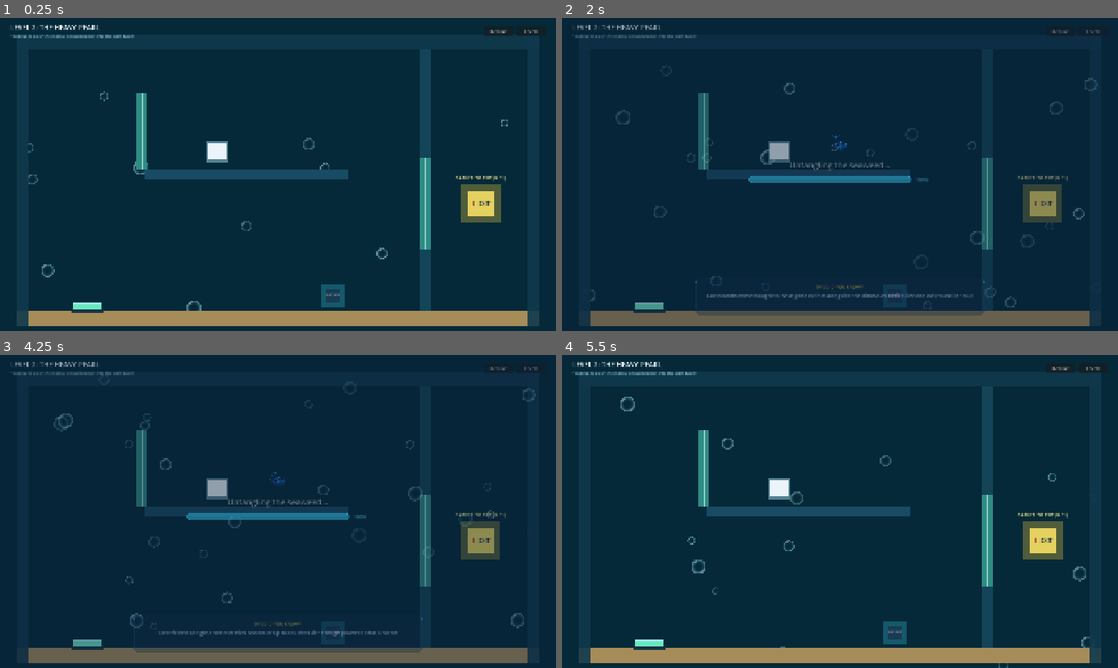
Above: before the commit, frames 1-4 (two rows, left to right).
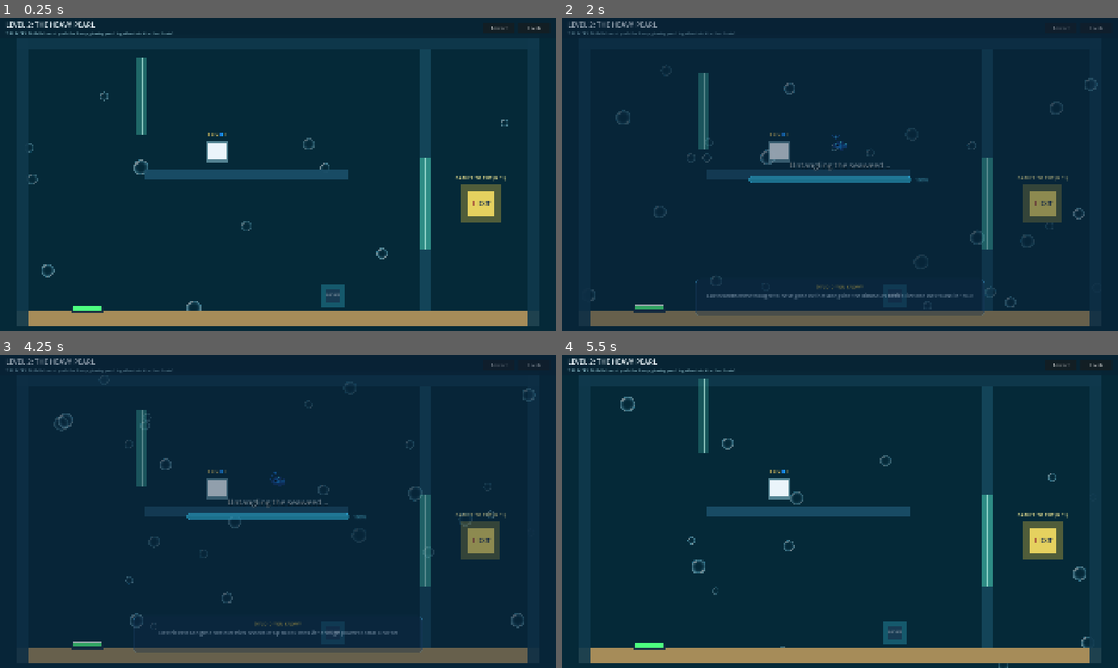
Above: after the commit, the same moments.

Repository: AJGalario/Group03-Fish-Co
Game: Godot game, scene res://scenes/coop/levels/Level2.tscn
Two runs of this game, one before a commit and one after it. Both use one fixed random seed, a clock stepped at 60 frames per second and the inputs below. This scene is started directly instead of the project's main scene.
Inputs:
- Up to frame 1 (0.25 s): no input
- Up to frame 2 (2 s): click "Restart" at 0.5 s; click "Levels" at 1.25 s
- Up to frame 3 (4.25 s): click "Restart" at 2 s; click "Restart" at 2.75 s; click "Levels" at 3.5 s
- Up to frame 4 (5.5 s): click "Levels" at 4.25 s; tap Enter (p2_action) at 5 s; tap Space (p1_action) at 5.1 s

The runs differ from the first frame. In frame 1, 1.5% of the frame differs, in the area x 1-98%, y 1-94%; in frame 2, 1.0%; in frame 3, 1.0%; in frame 4, 1.6%.
Error before the commit: Out of bounds get index '0' (on base: 'Array[PlayerData]') (res://scenes/coop/CoopBase.gd:92)
Error after the commit: Out of bounds get index '0' (on base: 'Array[PlayerData]') (res://scenes/coop/CoopBase.gd:103)

Commit message:
Fix Level1 HUD layout, ExitZone position, CoopHUD background, lobby leak purge

Diff:
--- a/scenes/coop/CoopBase.gd
+++ b/scenes/coop/CoopBase.gd
@@ -25,12 +25,23 @@
 @onready var exit_zone: ExitZone = get_node_or_null("ExitZone")
 
 func _ready() -> void:
+	_purge_lobby_leftovers()
 	_build_coop_ambience()
 	_setup_hud()
 	_spawn_coop_players()
 
 	if exit_zone:
 		exit_zone.all_escaped.connect(_on_level_cleared)
+
+## Remove any LobbyFish or old lobby UI nodes that may have leaked into this scene.
+func _purge_lobby_leftovers() -> void:
+	# Kill any LobbyFish that slipped through scene transition
+	for node in get_tree().get_nodes_in_group("lobby_fish"):
+		node.queue_free()
+	# Also remove nodes whose script class is LobbyFish (may not be in group)
+	for node in get_tree().get_root().get_children():
+		if node.get_script() and node.get_script().get_global_name() == "LobbyFish":
+			node.queue_free()
 
 func _build_coop_ambience() -> void:
 	# If designer placed their own Background node, respect it and do not override
--- a/scenes/coop/CoopFish.gd
+++ b/scenes/coop/CoopFish.gd
@@ -25,8 +25,8 @@
 
 func _ready() -> void:
 	add_to_group("fish")
-	collision_layer = 2
-	collision_mask = 7
+	collision_layer = 3  # Layers 1 & 2
+	collision_mask = 7   # Layers 1, 2, 3
 
 	_input_prefix = "p%d_" % (player_id + 1)
 	_build_visuals()
--- a/scenes/coop/CoopHUD.tscn
+++ b/scenes/coop/CoopHUD.tscn
@@ -1,57 +1,70 @@
-[gd_scene load_steps=2 format=3 uid="uid://coophud001"]
+[gd_scene format=3 uid="uid://coophud001"]
 
-[ext_resource type="Script" path="res://scenes/coop/CoopHUD.gd" id="1_hud"]
+[ext_resource type="Script" uid="uid://chrqoecc7osea" path="res://scenes/coop/CoopHUD.gd" id="1_hud"]
 
-[node name="CoopHUD" type="Control"]
+[node name="CoopHUD" type="Control" unique_id=1638807502]
 layout_mode = 3
 anchors_preset = 10
 anchor_right = 1.0
-offset_left = 36.0
-offset_top = 16.0
-offset_right = -36.0
-offset_bottom = 76.0
+offset_left = 0.0
+offset_top = 0.0
+offset_right = 0.0
+offset_bottom = 70.0
 grow_horizontal = 2
 mouse_filter = 2
 script = ExtResource("1_hud")
 
-[node name="TopBar" type="HBoxContainer" parent="."]
+[node name="HUDBg" type="ColorRect" parent="."]
 layout_mode = 1
 anchors_preset = 15
 anchor_right = 1.0
 anchor_bottom = 1.0
 grow_horizontal = 2
 grow_vertical = 2
+color = Color(0.03, 0.14, 0.2, 0.88)
+
+[node name="TopBar" type="HBoxContainer" parent="." unique_id=824279275]
+layout_mode = 1
+anchors_preset = 15
+anchor_right = 1.0
+anchor_bottom = 1.0
+grow_horizontal = 2
+grow_vertical = 2
+offset_left = 20.0
+offset_top = 8.0
+offset_right = -20.0
+offset_bottom = -8.0
 theme_override_constants/separation = 16
 
-[node name="TitleVBox" type="VBoxContainer" parent="TopBar"]
+[node name="TitleVBox" type="VBoxContainer" parent="TopBar" unique_id=853740232]
 layout_mode = 2
 size_flags_horizontal = 3
 theme_override_constants/separation = 2
 
-[node name="TitleLabel" type="Label" parent="TopBar/TitleVBox"]
+[node name="TitleLabel" type="Label" parent="TopBar/TitleVBox" unique_id=862281272]
 layout_mode = 2
 theme_override_colors/font_color = Color(0.94, 0.98, 1, 1)
 theme_override_font_sizes/font_size = 24
 text = "LEVEL 1: FIRST SPLASH"
 
-[node name="InstructionLabel" type="Label" parent="TopBar/TitleVBox"]
+[node name="InstructionLabel" type="Label" parent="TopBar/TitleVBox" unique_id=54348888]
 layout_mode = 2
 theme_override_colors/font_color = Color(0.68, 0.9, 0.95, 0.88)
 theme_override_font_sizes/font_size = 14
-text = "Step on the coral plates to open the gates for your partner!"
+text = "Learn the basics of being a fish with your group and proceed to the next level!"
 
-[node name="ButtonsRow" type="HBoxContainer" parent="TopBar"]
+[node name="ButtonsRow" type="HBoxContainer" parent="TopBar" unique_id=490574403]
 layout_mode = 2
 theme_override_constants/separation = 12
 
-[node name="RestartButton" type="Button" parent="TopBar/ButtonsRow"]
-custom_minimum_size = Vector2(100, 36)
+[node name="RestartButton" type="Button" parent="TopBar/ButtonsRow" unique_id=1537037601]
+custom_minimum_size = Vector2(110, 36)
 layout_mode = 2
 size_flags_vertical = 4
 text = "Restart"
 
-[node name="LevelsButton" type="Button" parent="TopBar/ButtonsRow"]
-custom_minimum_size = Vector2(100, 36)
+[node name="LevelsButton" type="Button" parent="TopBar/ButtonsRow" unique_id=1491801347]
+custom_minimum_size = Vector2(110, 36)
 layout_mode = 2
 size_flags_vertical = 4
 text = "Levels"
--- a/scenes/coop/elements/ClamSocket.gd
+++ b/scenes/coop/elements/ClamSocket.gd
@@ -11,6 +11,8 @@
 @onready var _indicator: ColorRect = $IndicatorRect
 
 func _ready() -> void:
+	collision_layer = 3
+	collision_mask = 3
 	body_entered.connect(_on_body_entered)
 	# Apply socket color to ring visual
 	var ring := get_node_or_null("RingRect")
--- a/scenes/coop/elements/ClamSocket.tscn
+++ b/scenes/coop/elements/ClamSocket.tscn
@@ -6,6 +6,8 @@
 radius = 38.0
 
 [node name="ClamSocket" type="Area2D"]
+collision_layer = 3
+collision_mask = 3
 script = ExtResource("1_script")
 
 [node name="CollisionShape2D" type="CollisionShape2D" parent="."]
--- a/scenes/coop/elements/ExitZone.gd
+++ b/scenes/coop/elements/ExitZone.gd
@@ -12,6 +12,11 @@
 @onready var _glow_ring: ColorRect = $GlowRing
 
 func _ready() -> void:
+	collision_layer = 3
+	collision_mask = 3
+	monitoring = true
+	monitorable = true
+
 	if required_players <= 0:
 		required_players = maxi(1, GameManager.players.size())
 
--- a/scenes/coop/elements/ExitZone.tscn
+++ b/scenes/coop/elements/ExitZone.tscn
@@ -6,6 +6,8 @@
 radius = 80.0
 
 [node name="ExitZone" type="Area2D"]
+collision_layer = 3
+collision_mask = 3
 script = ExtResource("1_script")
 
 [node name="CollisionShape2D" type="CollisionShape2D" parent="."]
--- a/scenes/coop/elements/PressurePlate.gd
+++ b/scenes/coop/elements/PressurePlate.gd
@@ -18,6 +18,11 @@
 @onready var _indicator_label: Label = $CountLabel
 
 func _ready() -> void:
+	collision_layer = 3
+	collision_mask = 3
+	monitoring = true
+	monitorable = true
+
 	if require_all_active_players:
 		required_count = maxi(1, GameManager.players.size())
 
--- a/scenes/coop/elements/PressurePlate.tscn
+++ b/scenes/coop/elements/PressurePlate.tscn
@@ -3,9 +3,11 @@
 [ext_resource type="Script" path="res://scenes/coop/elements/PressurePlate.gd" id="1_script"]
 
 [sub_resource type="RectangleShape2D" id="1_shape"]
-size = Vector2(100, 24)
+size = Vector2(110, 36)
 
 [node name="PressurePlate" type="Area2D"]
+collision_layer = 3
+collision_mask = 3
 script = ExtResource("1_script")
 
 [node name="CollisionShape2D" type="CollisionShape2D" parent="."]
--- a/scenes/coop/elements/PushPearl.gd
+++ b/scenes/coop/elements/PushPearl.gd
@@ -15,9 +15,47 @@
 @onready var _push_area: Area2D = $PushArea
 
 func _ready() -> void:
+	collision_layer = 3
+	collision_mask = 7
+
 	if _push_area:
+		_push_area.collision_layer = 3
+		_push_area.collision_mask = 3
 		_push_area.body_entered.connect(_on_pusher_entered)
 		_push_area.body_exited.connect(_on_pusher_exited)
+
+	_build_pusher_label()
+
+var _pusher_label: Label
+
+func _build_pusher_label() -> void:
+	_pusher_label = Label.new()
+	_pusher_label.position = Vector2(-60, -pearl_radius - 28)
+	_pusher_label.custom_minimum_size = Vector2(120, 22)
+	_pusher_label.horizontal_alignment = HORIZONTAL_ALIGNMENT_CENTER
+	_pusher_label.vertical_alignment = VERTICAL_ALIGNMENT_CENTER
+	_pusher_label.add_theme_font_size_override("font_size", 13)
+	_pusher_label.add_theme_color_override("font_color", Color(0.9, 0.95, 1.0))
+	add_child(_pusher_label)
+	_update_pusher_ui(0)
+
+func _update_pusher_ui(active_count: int) -> void:
+	if not _pusher_label:
+		return
+	if is_locked:
+		_pusher_label.text = "✓ SLOTTED"
+		_pusher_label.add_theme_color_override("font_color", Color(0.4, 1.0, 0.6))
+		return
+
+	if min_pushers > 1:
+		_pusher_label.visible = true
+		_pusher_label.text = "[ %d / %d 👥 ]" % [mini(active_count, min_pushers), min_pushers]
+		if active_count >= min_pushers:
+			_pusher_label.add_theme_color_override("font_color", Color(0.3, 1.0, 0.6))
+		else:
+			_pusher_label.add_theme_color_override("font_color", Color(1.0, 0.85, 0.4))
+	else:
+		_pusher_label.visible = false
 
 func _physics_process(delta: float) -> void:
 	if is_locked:
@@ -35,6 +73,8 @@
 				if pusher is CharacterBody2D and pusher.velocity.dot(push_dir) > 0.1:
 					total_push += push_dir * pusher.velocity.length()
 					active_push_count += 1
+
+	_update_pusher_ui(active_push_count)
 
 	if active_push_count >= min_pushers and total_push.length_squared() > 10.0:
 		var speed_boost := 1.0 + (active_push_count - 1) * 0.75
--- a/scenes/coop/elements/PushPearl.tscn
+++ b/scenes/coop/elements/PushPearl.tscn
@@ -9,6 +9,8 @@
 radius = 46.0
 
 [node name="PushPearl" type="CharacterBody2D"]
+collision_layer = 3
+collision_mask = 7
 script = ExtResource("1_script")
 
 [node name="CollisionShape2D" type="CollisionShape2D" parent="."]
@@ -29,6 +31,8 @@
 color = Color(0.95, 0.98, 1, 0.95)
 
 [node name="PushArea" type="Area2D" parent="."]
+collision_layer = 3
+collision_mask = 3
 
 [node name="CollisionShape2D" type="CollisionShape2D" parent="PushArea"]
 shape = SubResource("2_area_shape")
--- a/scenes/coop/levels/Level1.gd
+++ b/scenes/coop/levels/Level1.gd
@@ -1,18 +1,91 @@
 extends CoopBase
 
 ## Level 1: First Splash — Cooperative Tutorial
-## Plate1 → Gate1, Plate2 → Gate2 — learn the basics!
+## Dynamically scales challenge based on active player count:
+##   - 2 Players: 1 button per chamber (Plate 1 -> Gate 1, Plate 2 -> Gate 2) -> 2 buttons total
+##   - 3 Players: 2 buttons in Chamber 1, 1 button in Chamber 2 -> 3 buttons total
+##   - 4 Players: 2 buttons in Chamber 1, 2 buttons in Chamber 2 -> 4 buttons total!
 
 @onready var plate_1: PressurePlate = $Plate1
+@onready var plate_1_b: PressurePlate = get_node_or_null("Plate1_B")
 @onready var plate_2: PressurePlate = $Plate2
+@onready var plate_2_b: PressurePlate = get_node_or_null("Plate2_B")
 @onready var gate_1: CoralGate = $Gate1
 @onready var gate_2: CoralGate = $Gate2
 
 func _ready() -> void:
 	super._ready()
-	if plate_1 and gate_1:
-		plate_1.activated.connect(gate_1.open_gate)
-		plate_1.deactivated.connect(gate_1.close_gate)
-	if plate_2 and gate_2:
-		plate_2.activated.connect(gate_2.open_gate)
-		plate_2.deactivated.connect(gate_2.close_gate)
+	var p_count := maxi(2, GameManager.players.size())
+
+	# Configure active plates based on player count
+	var need_plate1_b := (p_count >= 3)
+	var need_plate2_b := (p_count >= 4)
+
+	if plate_1_b:
+		plate_1_b.visible = need_plate1_b
+		plate_1_b.monitoring = need_plate1_b
+		plate_1_b.monitorable = need_plate1_b
+		plate_1_b.process_mode = Node.PROCESS_MODE_INHERIT if need_plate1_b else Node.PROCESS_MODE_DISABLED
+
+	if plate_2_b:
+		plate_2_b.visible = need_plate2_b
+		plate_2_b.monitoring = need_plate2_b
+		plate_2_b.monitorable = need_plate2_b
+		plate_2_b.process_mode = Node.PROCESS_MODE_INHERIT if need_plate2_b else Node.PROCESS_MODE_DISABLED
+
+	# Connect plate signals
+	if plate_1:
+		plate_1.activated.connect(_check_gate_1)
+		plate_1.deactivated.connect(_check_gate_1)
+	if plate_1_b and need_plate1_b:
+		plate_1_b.activated.connect(_check_gate_1)
+		plate_1_b.deactivated.connect(_check_gate_1)
+
+	if plate_2:
+		plate_2.activated.connect(_check_gate_2)
+		plate_2.deactivated.connect(_check_gate_2)
+	if plate_2_b and need_plate2_b:
+		plate_2_b.activated.connect(_check_gate_2)
+		plate_2_b.deactivated.connect(_check_gate_2)
+
+	# Update level instructions to show player count task
+	if p_count >= 4:
+		level_instruction = "4 PLAYERS: Coordinate in pairs to press both buttons together to open each gate!"
+	elif p_count == 3:
+		level_instruction = "3 PLAYERS: Press both cyan buttons together for Gate 1, then the orange button for Gate 2!"
+	else:
+		level_instruction = "2 PLAYERS: Step on the coral plates to open the gates for your team!"
+
+	var hud_ref = get_node_or_null("HUD/CoopHUD") as CoopHUD
+	if hud_ref:
+		hud_ref.setup_level_info(level_number, level_title, level_instruction)
+
+func _check_gate_1() -> void:
+	if not gate_1 or gate_1.is_open:
+		return
+	var p_count := maxi(2, GameManager.players.size())
+	var ready_1 := false
+
+	if p_count <= 2:
+		ready_1 = plate_1 and plate_1.is_pressed
+	else:
+		# 3+ players: both Plate 1 and Plate 1B must be pressed simultaneously!
+		ready_1 = (plate_1 and plate_1.is_pressed) and (plate_1_b and plate_1_b.is_pressed)
+
+	if ready_1:
+		gate_1.open_gate()
+
+func _check_gate_2() -> void:
+	if not gate_2 or gate_2.is_open:
+		return
+	var p_count := maxi(2, GameManager.players.size())
+	var ready_2 := false
+
+	if p_count < 4:
+		ready_2 = plate_2 and plate_2.is_pressed
+	else:
+		# 4 players: both Plate 2 and Plate 2B must be pressed simultaneously!
+		ready_2 = (plate_2 and plate_2.is_pressed) and (plate_2_b and plate_2_b.is_pressed)
+
+	if ready_2:
+		gate_2.open_gate()
--- a/scenes/coop/levels/Level1.tscn
+++ b/scenes/coop/levels/Level1.tscn
@@ -18,94 +18,155 @@
 [sub_resource type="RectangleShape2D" id="wall_right"]
 size = Vector2(40, 1000)
 
-[node name="Level1" type="Node2D"]
+[sub_resource type="RectangleShape2D" id="divider_upper"]
+size = Vector2(40, 370)
+
+[sub_resource type="RectangleShape2D" id="divider_lower"]
+size = Vector2(40, 350)
+
+[node name="Level1" type="Node2D" unique_id=1518846334]
 script = ExtResource("1_script")
-level_number = 1
 level_title = "First Splash"
 level_instruction = "Step on the coral plates to open the gates for your partner!"
 
-[node name="HUD" type="CanvasLayer" parent="."]
+[node name="HUD" type="CanvasLayer" parent="." unique_id=4226310]
 layer = 50
 
-[node name="CoopHUD" parent="HUD" instance=ExtResource("5_hud")]
+[node name="CoopHUD" parent="HUD" unique_id=722838590 instance=ExtResource("5_hud")]
+offset_left = 0.0
+offset_top = 0.0
+offset_right = 0.0
+offset_bottom = 0.0
 
-[node name="SpawnPoints" type="Node2D" parent="."]
+[node name="SpawnPoints" type="Node2D" parent="." unique_id=831724178]
 
-[node name="Spawn1" type="Marker2D" parent="SpawnPoints"]
+[node name="Spawn1" type="Marker2D" parent="SpawnPoints" unique_id=1568217663]
 position = Vector2(240, 780)
 
-[node name="Spawn2" type="Marker2D" parent="SpawnPoints"]
+[node name="Spawn2" type="Marker2D" parent="SpawnPoints" unique_id=1027027538]
 position = Vector2(340, 780)
 
-[node name="Spawn3" type="Marker2D" parent="SpawnPoints"]
+[node name="Spawn3" type="Marker2D" parent="SpawnPoints" unique_id=1102177807]
 position = Vector2(240, 680)
 
-[node name="Spawn4" type="Marker2D" parent="SpawnPoints"]
+[node name="Spawn4" type="Marker2D" parent="SpawnPoints" unique_id=1482116890]
 position = Vector2(340, 680)
 
-[node name="Walls" type="StaticBody2D" parent="."]
+[node name="Walls" type="StaticBody2D" parent="." unique_id=690835455]
 
-[node name="TopWall" type="CollisionShape2D" parent="Walls"]
+[node name="TopWall" type="CollisionShape2D" parent="Walls" unique_id=449493080]
 position = Vector2(960, 85)
 shape = SubResource("wall_top")
 
-[node name="TopWallVis" type="ColorRect" parent="Walls"]
+[node name="TopWallVis" type="ColorRect" parent="Walls" unique_id=1723637074]
 offset_left = 60.0
 offset_top = 60.0
 offset_right = 1860.0
 offset_bottom = 110.0
 color = Color(0.06, 0.22, 0.3, 0.9)
 
-[node name="BottomWall" type="CollisionShape2D" parent="Walls"]
+[node name="BottomWall" type="CollisionShape2D" parent="Walls" unique_id=1977130552]
 position = Vector2(960, 1035)
 shape = SubResource("wall_bottom")
 
-[node name="BottomWallVis" type="ColorRect" parent="Walls"]
+[node name="BottomWallVis" type="ColorRect" parent="Walls" unique_id=1460454969]
 offset_left = 60.0
 offset_top = 1010.0
 offset_right = 1860.0
 offset_bottom = 1060.0
 color = Color(0.65, 0.55, 0.35, 1)
 
-[node name="LeftWall" type="CollisionShape2D" parent="Walls"]
+[node name="LeftWall" type="CollisionShape2D" parent="Walls" unique_id=874203679]
 position = Vector2(80, 560)
 shape = SubResource("wall_left")
 
-[node name="LeftWallVis" type="ColorRect" parent="Walls"]
+[node name="LeftWallVis" type="ColorRect" parent="Walls" unique_id=1433558069]
 offset_left = 60.0
 offset_top = 60.0
 offset_right = 100.0
 offset_bottom = 1060.0
 color = Color(0.06, 0.22, 0.3, 0.9)
 
-[node name="RightWall" type="CollisionShape2D" parent="Walls"]
+[node name="RightWall" type="CollisionShape2D" parent="Walls" unique_id=1607239977]
 position = Vector2(1840, 560)
 shape = SubResource("wall_right")
 
-[node name="RightWallVis" type="ColorRect" parent="Walls"]
+[node name="RightWall2" type="CollisionShape2D" parent="Walls" unique_id=49711673]
+position = Vector2(720, 295)
+shape = SubResource("divider_upper")
+
+[node name="RightWall3" type="CollisionShape2D" parent="Walls" unique_id=1974357992]
+position = Vector2(1300, 295)
+shape = SubResource("divider_upper")
+
+[node name="RightWall4" type="CollisionShape2D" parent="Walls" unique_id=1847050650]
+position = Vector2(720, 835)
+shape = SubResource("divider_lower")
+
+[node name="RightWall5" type="CollisionShape2D" parent="Walls" unique_id=585428333]
+position = Vector2(1300, 835)
+shape = SubResource("divider_lower")
+
+[node name="RightWallVis" type="ColorRect" parent="Walls" unique_id=1480257977]
 offset_left = 1820.0
 offset_top = 60.0
 offset_right = 1860.0
 offset_bottom = 1060.0
 color = Color(0.06, 0.22, 0.3, 0.9)
 
-[node name="Plate1" parent="." instance=ExtResource("2_plate")]
-position = Vector2(460, 995)
+[node name="RightWallVis2" type="ColorRect" parent="Walls" unique_id=1827758343]
+offset_left = 1280.0
+offset_top = 110.0
+offset_right = 1320.0
+offset_bottom = 480.0
+color = Color(0.06, 0.22, 0.3, 0.9)
+
+[node name="RightWallVis3" type="ColorRect" parent="Walls" unique_id=920430337]
+offset_left = 700.0
+offset_top = 110.0
+offset_right = 740.0
+offset_bottom = 480.0
+color = Color(0.06, 0.22, 0.3, 0.9)
+
+[node name="RightWallVis4" type="ColorRect" parent="Walls" unique_id=130630889]
+offset_left = 700.0
+offset_top = 660.0
+offset_right = 740.0
+offset_bottom = 1010.0
+color = Color(0.06, 0.22, 0.3, 0.9)
+
+[node name="RightWallVis5" type="ColorRect" parent="Walls" unique_id=1010953971]
+offset_left = 1280.0
+offset_top = 660.0
+offset_right = 1320.0
+offset_bottom = 1010.0
+color = Color(0.06, 0.22, 0.3, 0.9)
+
+[node name="Plate1" parent="." unique_id=1230984222 instance=ExtResource("2_plate")]
+position = Vector2(480, 995)
 plate_color = Color(0.2, 0.85, 0.95, 1)
 
-[node name="Gate1" parent="." instance=ExtResource("3_gate")]
+[node name="Plate1_B" parent="." instance=ExtResource("2_plate")]
+position = Vector2(280, 995)
+plate_color = Color(0.2, 0.85, 0.95, 1)
+
+[node name="Gate1" parent="." unique_id=1592351961 instance=ExtResource("3_gate")]
 position = Vector2(720, 570)
 open_offset = Vector2(0, -220)
 gate_size = Vector2(38, 300)
 
-[node name="Plate2" parent="." instance=ExtResource("2_plate")]
-position = Vector2(1020, 995)
+[node name="Plate2" parent="." unique_id=2141465180 instance=ExtResource("2_plate")]
+position = Vector2(1000, 995)
 plate_color = Color(0.95, 0.6, 0.2, 1)
 
-[node name="Gate2" parent="." instance=ExtResource("3_gate")]
+[node name="Plate2_B" parent="." instance=ExtResource("2_plate")]
+position = Vector2(1180, 995)
+plate_color = Color(0.95, 0.6, 0.2, 1)
+
+[node name="Gate2" parent="." unique_id=1026469744 instance=ExtResource("3_gate")]
 position = Vector2(1300, 570)
 open_offset = Vector2(0, -220)
 gate_size = Vector2(38, 300)
 
-[node name="ExitZone" parent="." instance=ExtResource("4_exit")]
-position = Vector2(1600, 570)
+[node name="ExitZone" parent="." unique_id=184679503 instance=ExtResource("4_exit")]
+position = Vector2(1600, 980)
--- a/scenes/coop/levels/Level2.gd
+++ b/scenes/coop/levels/Level2.gd
@@ -1,20 +1,75 @@
 extends CoopBase
 
 ## Level 2: The Heavy Pearl
-## PlateRamp → GateRamp opens; then team-push Pearl → ClamSocket → GateExit opens.
+## Dynamically scales challenge based on active player count:
+##   - 2 Players: 1 pearl to push with min_pushers = 2 -> 1 socket to activate GateExit
+##   - 3 Players: 1 pearl to push with min_pushers = 2
+##   - 4 Players: 2 pearls to push (min_pushers = 2 each) -> 2 sockets to activate GateExit!
 
 @onready var plate_ramp: PressurePlate = $PlateRamp
 @onready var gate_ramp: CoralGate = $GateRamp
 @onready var push_pearl: PushPearl = $PushPearl
+@onready var push_pearl_2: PushPearl = get_node_or_null("PushPearl2")
 @onready var clam_socket: ClamSocket = $ClamSocket
+@onready var clam_socket_2: ClamSocket = get_node_or_null("ClamSocket2")
 @onready var gate_exit: CoralGate = $GateExit
+
+var _sockets_filled: Dictionary = {}
 
 func _ready() -> void:
 	super._ready()
+	var p_count := maxi(2, GameManager.players.size())
+	var need_second_pearl := (p_count >= 4)
+
+	# Configure Pearl 1
 	if push_pearl:
-		push_pearl.min_pushers = mini(2, GameManager.players.size())
+		push_pearl.min_pushers = 2
+
+	# Configure Pearl 2 & Socket 2
+	if push_pearl_2:
+		push_pearl_2.min_pushers = 2
+		push_pearl_2.visible = need_second_pearl
+		push_pearl_2.process_mode = Node.PROCESS_MODE_INHERIT if need_second_pearl else Node.PROCESS_MODE_DISABLED
+
+	if clam_socket_2:
+		clam_socket_2.visible = need_second_pearl
+		clam_socket_2.monitoring = need_second_pearl
+		clam_socket_2.monitorable = need_second_pearl
+		clam_socket_2.process_mode = Node.PROCESS_MODE_INHERIT if need_second_pearl else Node.PROCESS_MODE_DISABLED
+
+	# Plate opens Ramp Gate and latches open once activated
 	if plate_ramp and gate_ramp:
-		plate_ramp.activated.connect(gate_ramp.open_gate)
-		plate_ramp.deactivated.connect(gate_ramp.close_gate)
-	if clam_socket and gate_exit:
-		clam_socket.socket_activated.connect(func(_id): gate_exit.open_gate())
+		if p_count >= 4:
+			plate_ramp.required_count = 2
+		else:
+			plate_ramp.required_count = 1
+		plate_ramp.activated.connect(func(): gate_ramp.open_gate())
+
+	# Socket activations
+	if clam_socket:
+		clam_socket.socket_activated.connect(_on_socket_activated)
+	if clam_socket_2 and need_second_pearl:
+		clam_socket_2.socket_activated.connect(_on_socket_activated)
+
+	# Update level instructions
+	if p_count >= 4:
+		level_instruction = "4 PLAYERS: Push TWO heavy pearls (2 fish per pearl) into BOTH clam basins!"
+	else:
+		level_instruction = "2 PLAYERS: Both fish must push the heavy glowing pearl together into the clam basin!"
+
+	var hud_ref = get_node_or_null("HUD/CoopHUD") as CoopHUD
+	if hud_ref:
+		hud_ref.setup_level_info(level_number, level_title, level_instruction)
+
+func _on_socket_activated(sock_id: String) -> void:
+	_sockets_filled[sock_id] = true
+	var p_count := maxi(2, GameManager.players.size())
+
+	if p_count >= 4:
+		# Need both sockets filled
+		if _sockets_filled.size() >= 2 and gate_exit:
+			gate_exit.open_gate()
+	else:
+		# 1 socket is enough
+		if gate_exit:
+			gate_exit.open_gate()
--- a/scenes/coop/levels/Level2.tscn
+++ b/scenes/coop/levels/Level2.tscn
@@ -146,8 +146,17 @@
 position = Vector2(750, 460)
 pearl_radius = 42.0
 
+[node name="PushPearl2" parent="." instance=ExtResource("4_pearl")]
+position = Vector2(920, 460)
+pearl_radius = 42.0
+
 [node name="ClamSocket" parent="." instance=ExtResource("5_socket")]
 position = Vector2(1150, 960)
+
+[node name="ClamSocket2" parent="." instance=ExtResource("5_socket")]
+position = Vector2(1330, 960)
+socket_id = "socket_2"
+socket_color = Color(0.95, 0.5, 0.2, 1)
 
 [node name="GateExit" parent="." instance=ExtResource("3_gate")]
 position = Vector2(1470, 640)
--- a/scenes/coop/levels/Level4.gd
+++ b/scenes/coop/levels/Level4.gd
@@ -25,9 +25,7 @@
 		clam_socket.socket_activated.connect(func(_id): final_gate.open_gate())
 
 func _check_sync() -> void:
-	if not mid_gate:
+	if not mid_gate or mid_gate.is_open:
 		return
 	if sync_plate_1 and sync_plate_2 and sync_plate_1.is_pressed and sync_plate_2.is_pressed:
 		mid_gate.open_gate()
-	else:
-		mid_gate.close_gate()
Not shown: 1 places in scenes/coop/levels/Level1.tscn that only renumber resources
